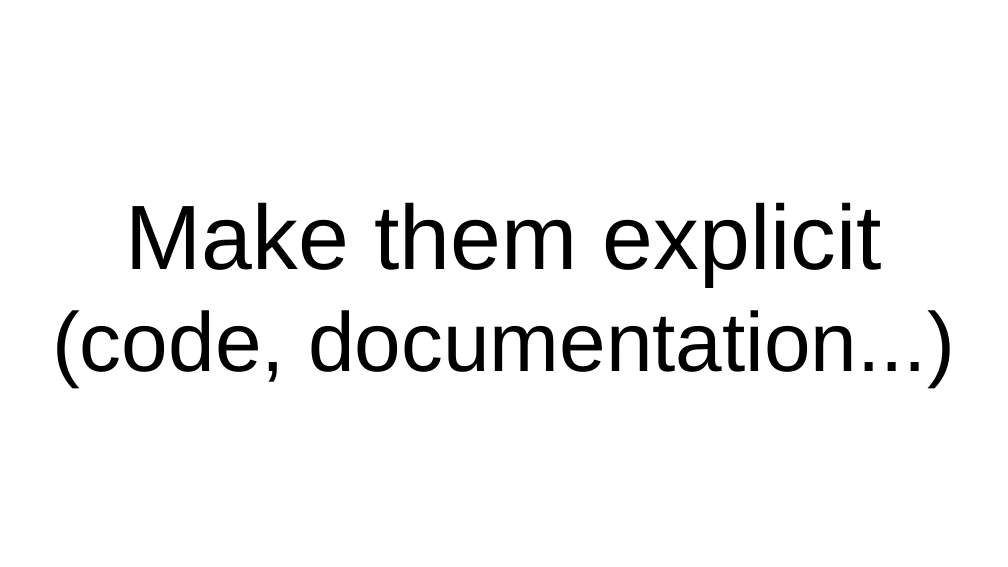
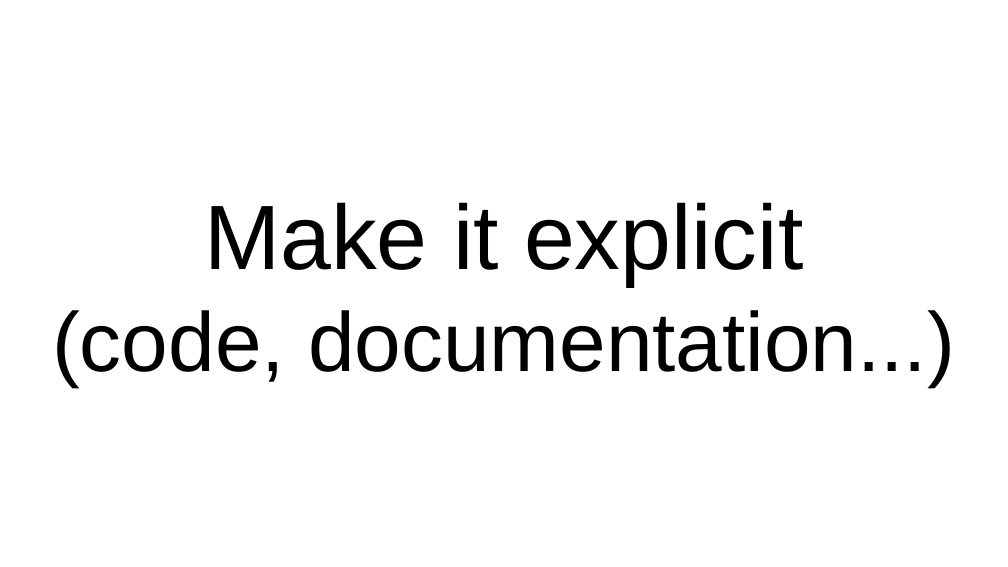
Before and after one commit to tebeka/talks, a slide deck: slide 18 of data-management/data-management.odp. Drawn at 1008x567 pixels with LibreOffice and Linux fonts; fonts in the diff are those of the drawing. Boxes give left, top, right and bottom in pixels: in the first picture for what was removed or moved away, otherwise in the second. Text is boxed around its words. In the diff, an @@ line names an element or a change of style, - is before the commit and + after.

Commit message:
fixes

```diff
--- a/data-management/data-management.odp
+++ b/data-management/data-management.odp
@@ title at [52, 202, 955, 387]: text changed @@
-Make them explicit
-(code, documentation...)
+Make it explicit
+(code, documentation...)
```
Also in this commit, not shown: 4 other slides changed, 5 slides added, 1 slide removed.
